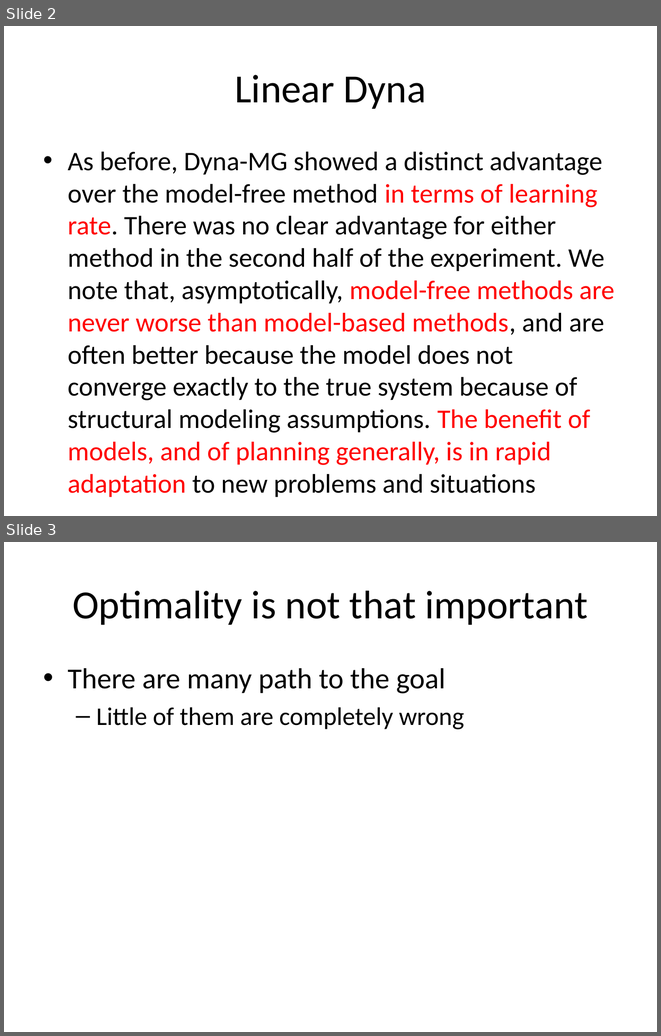
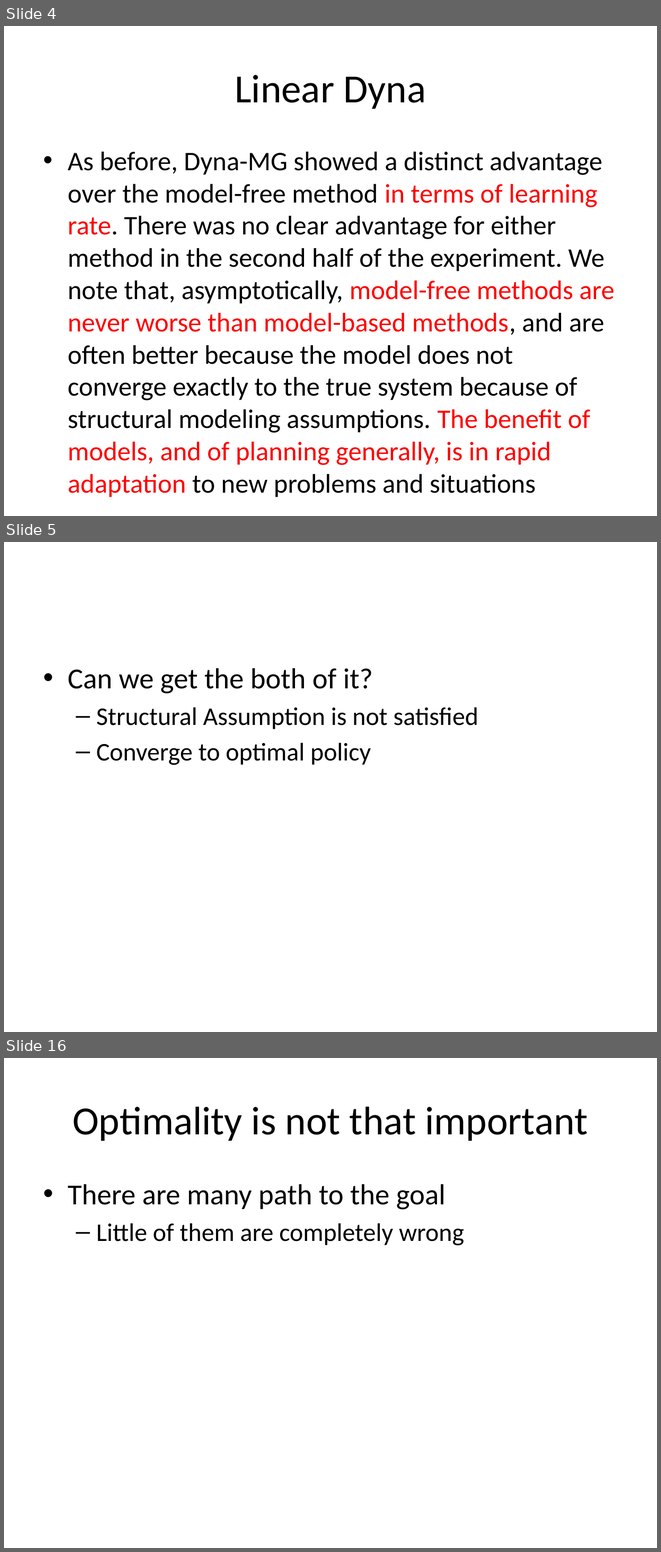
Before and after one commit to lono175/Thesis, a slide deck: OptimalPlanning.pptx. Shown one above the other, each under a label of ours: slides 2 and 3 before the commit, slides 4, 5 and 16 after it; the slides between them are not shown. The pictures are 661x1036 and 661x1552 pixels, drawn with LibreOffice and Linux fonts; fonts in the diff are those of the drawing. Boxes give left, top, right and bottom in pixels: in the first picture for what was removed or moved away, otherwise in the second. Text is boxed around its words. In the diff, an @@ line names an element or a change of style, - is before the commit and + after.

```diff
--- a/OptimalPlanning.pptx
+++ b/OptimalPlanning.pptx
@@ slide 5 added at box(4, 542, 657, 1032), background #FFFFFF @@
@@ text added at box(68, 668, 478, 765), 28 pt, text #000000 @@
+• Can we get the both of it?
+  – Structural Assumption is not satisfied
+  – Converge to optimal policy
@@ what was slide 2 is now slide 4 @@
@@ what was slide 3 is now slide 16 @@
```
Also in this commit, not shown: 13 other slides added, 1 slide removed.
